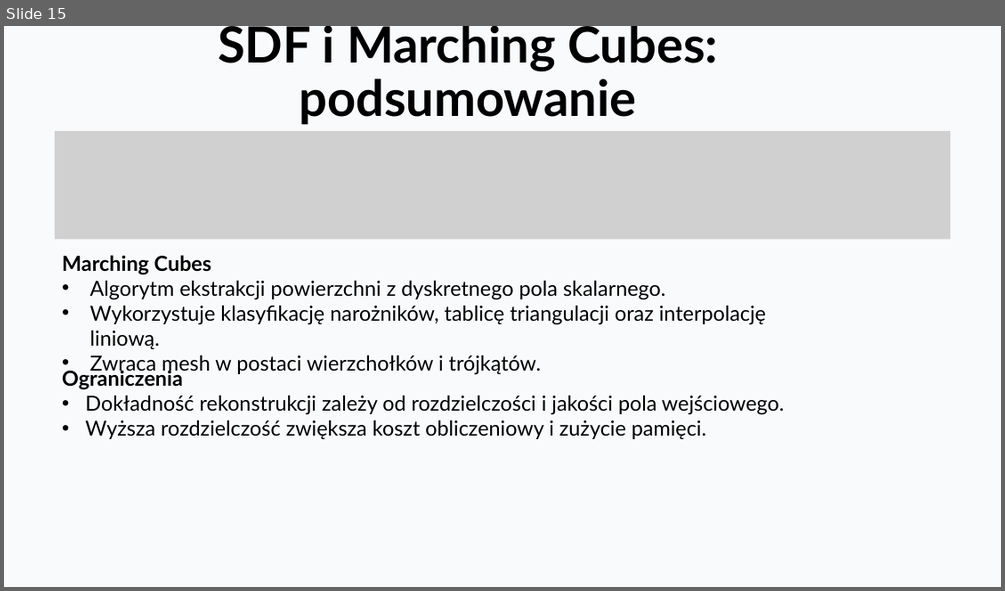
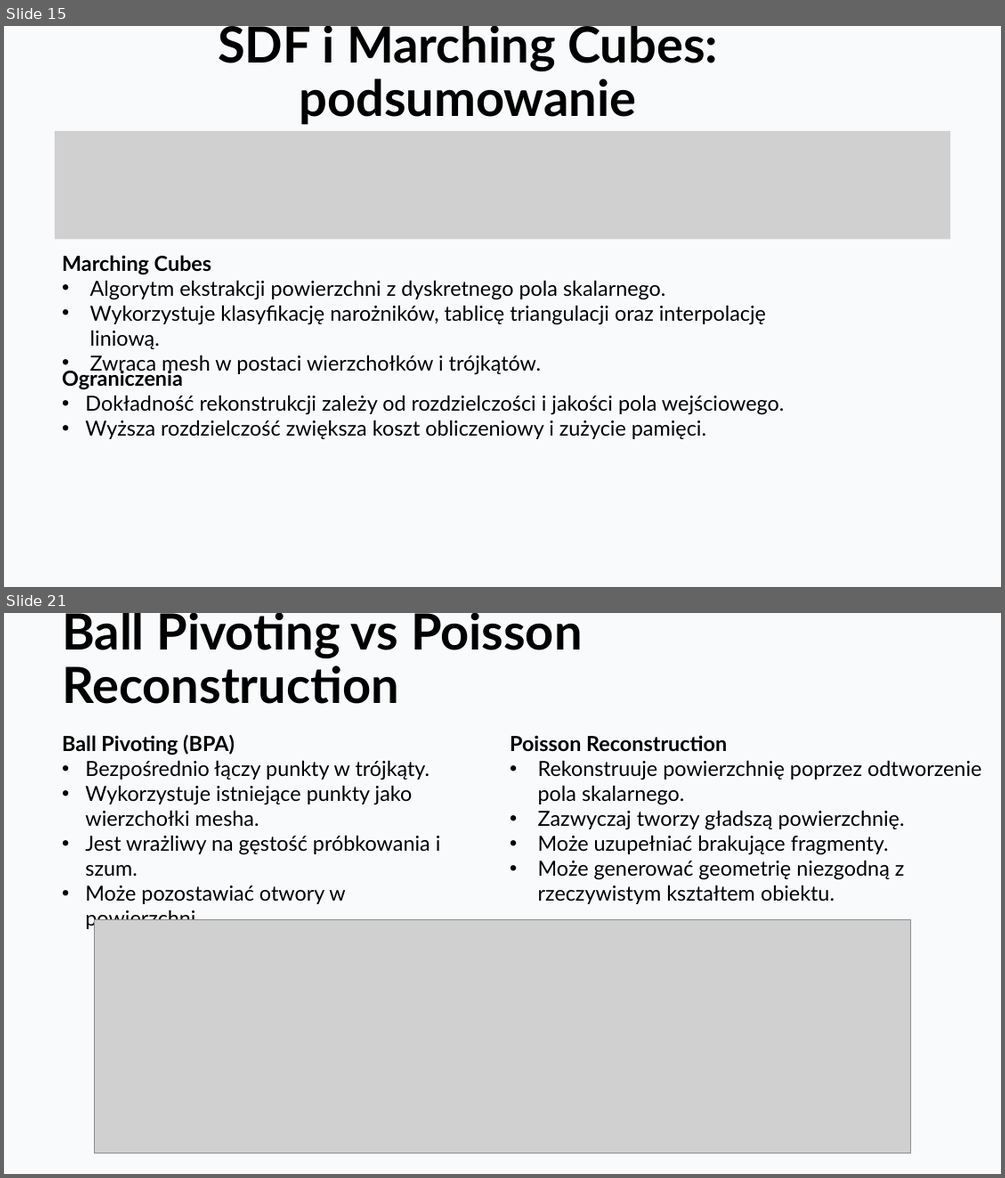
Before and after one commit to KajetanOzog/lab_6, a slide deck: prezentacja.pptx. Shown one above the other, each under a label of ours: slide 15 before the commit, slides 15 and 21 after it; the slides between them are not shown. The pictures are 1005x591 and 1005x1178 pixels, drawn with LibreOffice and Linux fonts; fonts in the diff are those of the drawing; grey boxes stand for pictures. Boxes give left, top, right and bottom in pixels: in the first picture for what was removed or moved away, otherwise in the second. Text is boxed around its words. In the diff, an @@ line names an element or a change of style, - is before the commit and + after.

```diff
--- a/prezentacja.pptx
+++ b/prezentacja.pptx
@@ slide 21 added at [4, 613, 1001, 1174], background #F8FAFC @@
@@ title added at [62, 613, 582, 704], 48 pt, text #000000, bold @@
+Ball Pivoting vs Poisson Reconstruction
@@ text added at [62, 735, 441, 904], 20 pt, text #000000 @@
+Ball Pivoting (BPA)
+• Bezpośrednio łączy punkty w trójkąty.
+• Wykorzystuje istniejące punkty jako wierzchołki mesha.
+• Jest wrażliwy na gęstość próbkowania i szum.
+• Może pozostawiać otwory w powierzchni.
@@ text added at [510, 735, 981, 904], 20 pt, text #000000 @@
+Poisson Reconstruction
+• Rekonstruuje powierzchnię poprzez odtworzenie pola skalarnego.
+• Zazwyczaj tworzy gładszą powierzchnię.
+• Może uzupełniać brakujące fragmenty.
+• Może generować geometrię niezgodną z rzeczywistym kształtem obiektu.
@@ picture added at [95, 919, 911, 1152] @@
```
Also in this commit, not shown: 4 slides changed, 11 other slides added, 21 other files.
